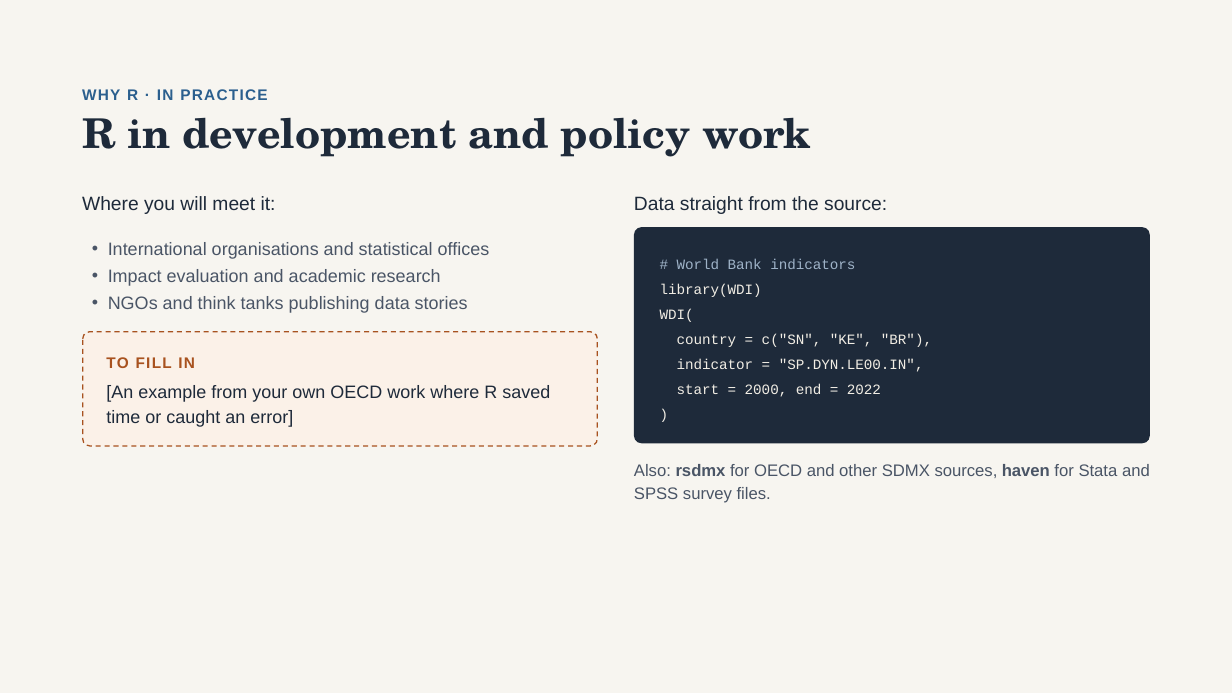
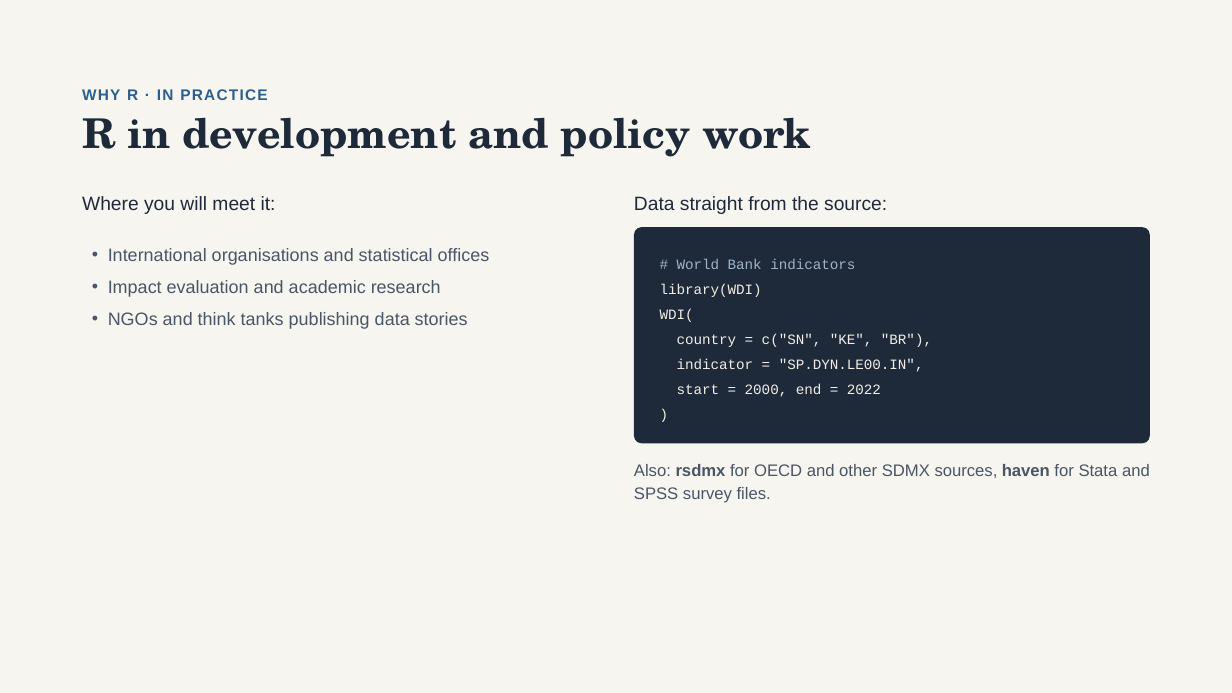
Before and after one commit to kate-chalmers/r-for-international-data, a slide deck: slide 12 of R for Development Data.pptx. Drawn at 1232x693 pixels with LibreOffice and Linux fonts; fonts in the diff are those of the drawing. Boxes give left, top, right and bottom in pixels: in the first picture for what was removed or moved away, otherwise in the second. Text is boxed around its words. In the diff, an @@ line names an element or a change of style, - is before the commit and + after.

```diff
--- a/R for Development Data.pptx
+++ b/R for Development Data.pptx
@@ text "International organisations and statistical offices" at (108, 248, 490, 329): line spacing 21pt to 1.5 @@
@@ rounded rectangle removed at (83, 332, 598, 446) @@
@@ text removed at (106, 357, 195, 368) @@
-TO FILL IN
@@ text removed at (106, 385, 550, 427) @@
-[An example from your own OECD work where R saved time or caught an error]
```
Also in this commit, not shown: 14 other slides changed, 1 slide removed.
